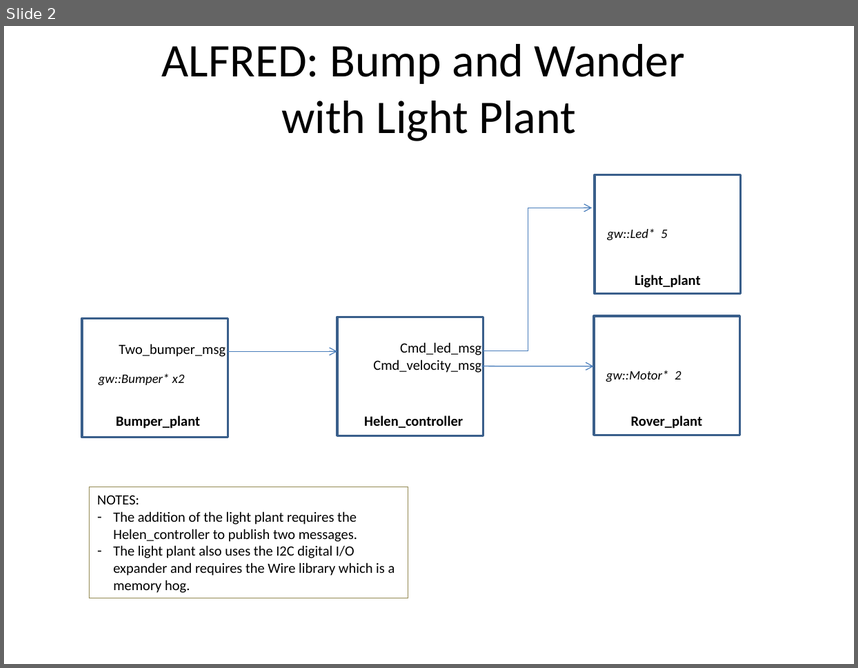
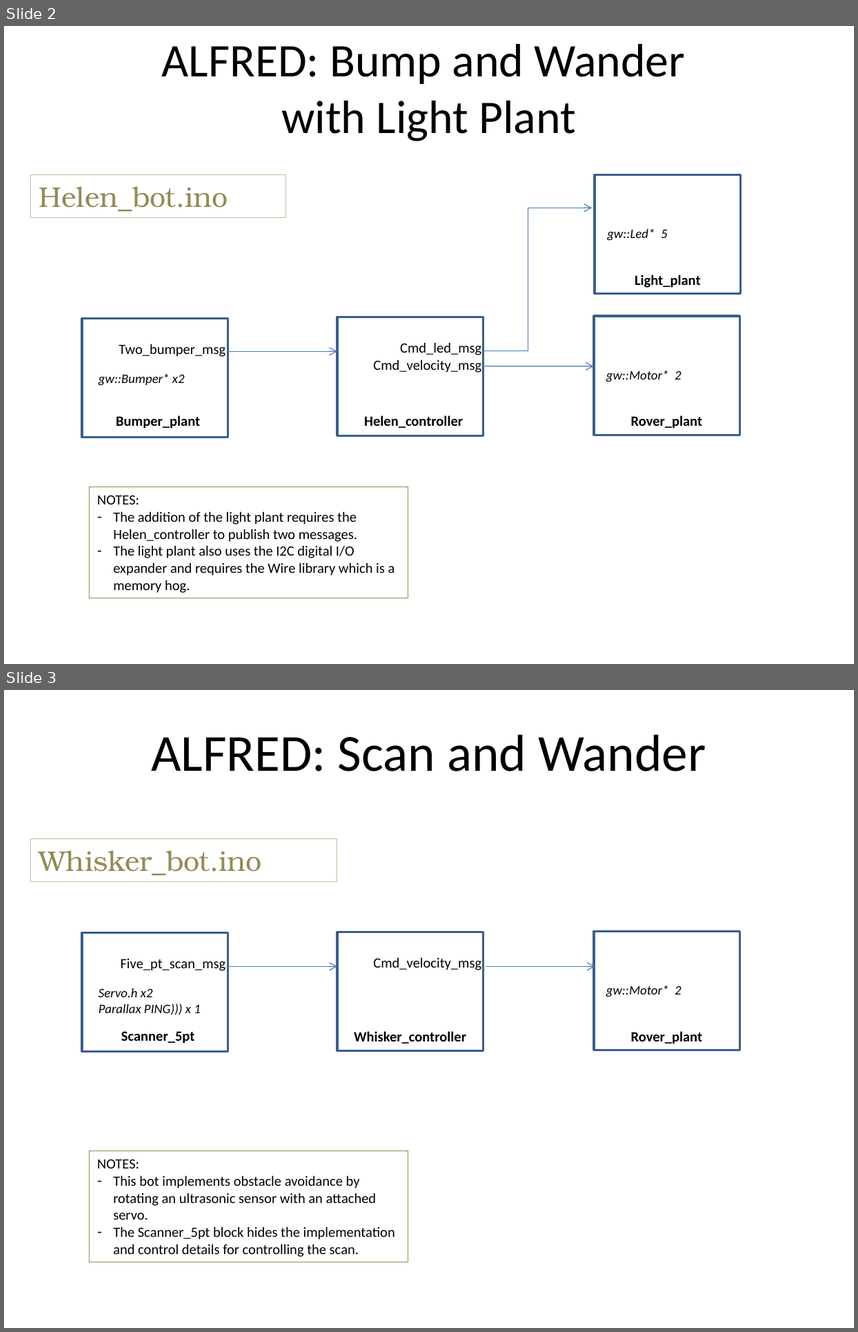
Before and after one commit to zacsketches/Alfred, a slide deck: System_diagrams.pptx. Shown one above the other, each under a label of ours: slide 2 before the commit, slides 2 and 3 after it. The pictures are 858x668 and 858x1332 pixels, drawn with LibreOffice and Linux fonts; fonts in the diff are those of the drawing. Boxes give left, top, right and bottom in pixels: in the first picture for what was removed or moved away, otherwise in the second. Text is boxed around its words. In the diff, an @@ line names an element or a change of style, - is before the commit and + after.

Commit message:
updated system diagram to include Whisker_bot

```diff
--- a/System_diagrams.pptx
+++ b/System_diagrams.pptx
@@ slide 3 added at [4,690,854,1328], background #FFFFFF @@
@@ title added at [151,734,706,771], 44 pt, text #000000 @@
+ALFRED: Scan and Wander
@@ rectangle added at [30,839,337,881], outline #C4BD97 0.75 pt, 24 pt, text #948A54 @@
+Whisker_bot.ino
@@ rectangle added at [337,931,484,1050], outline #3A5F8C 2 pt @@
@@ rectangle added at [594,931,740,1049], outline #3A5F8C 2 pt @@
@@ text added at [373,957,481,970], 12 pt, text #000000 @@
+Cmd_velocity_msg
@@ arrow added from (228, 966) to (337, 966), #4B7EBC 0.75 pt @@
@@ arrow added from (486, 966) to (595, 966), #4B7EBC 0.75 pt @@
@@ group added at [82,932,228,1052]: 3 texts, 1 rectangle @@
+Scanner_5pt
+Five_pt_scan_msg
+Servo.h x2
+Parallax PING))) x 1
@@ text added at [606,985,682,997], 11 pt, text #000000, italic @@
+gw::Motor* 2
@@ text added at [354,1031,466,1043], 12 pt, text #000000, bold @@
+Whisker_controller
@@ text added at [631,1031,703,1044], 12 pt, text #000000, bold @@
+Rover_plant
@@ rectangle added at [89,1151,408,1262], outline #948A54 0.75 pt, 12 pt, text #000000 @@
+NOTES:
+– This bot implements obstacle avoidance by rotating an ultrasonic sensor with an attached servo.
+– The Scanner_5pt block hides the implementation and control details for controlling the scan.
@@ slide 2 changed as well @@
@@ rectangle added at [30,175,286,217], outline #C4BD97 0.75 pt, 24 pt, text #948A54 @@
+Helen_bot.ino
```
Also in this commit, not shown: 1 other slide changed.
